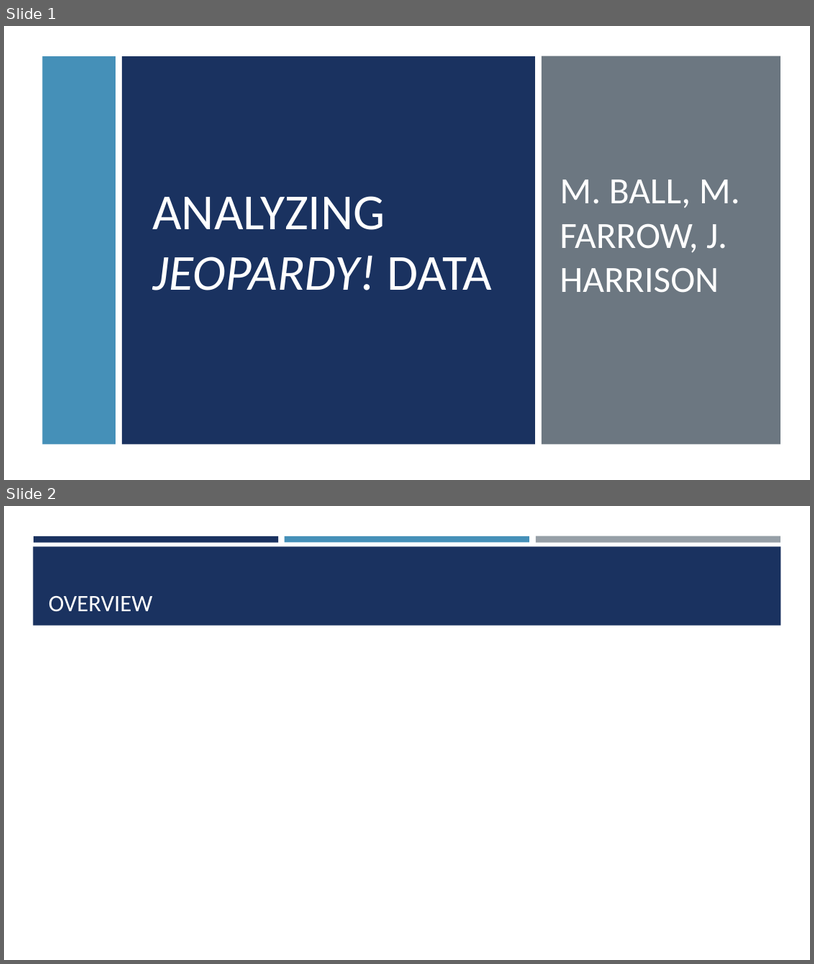
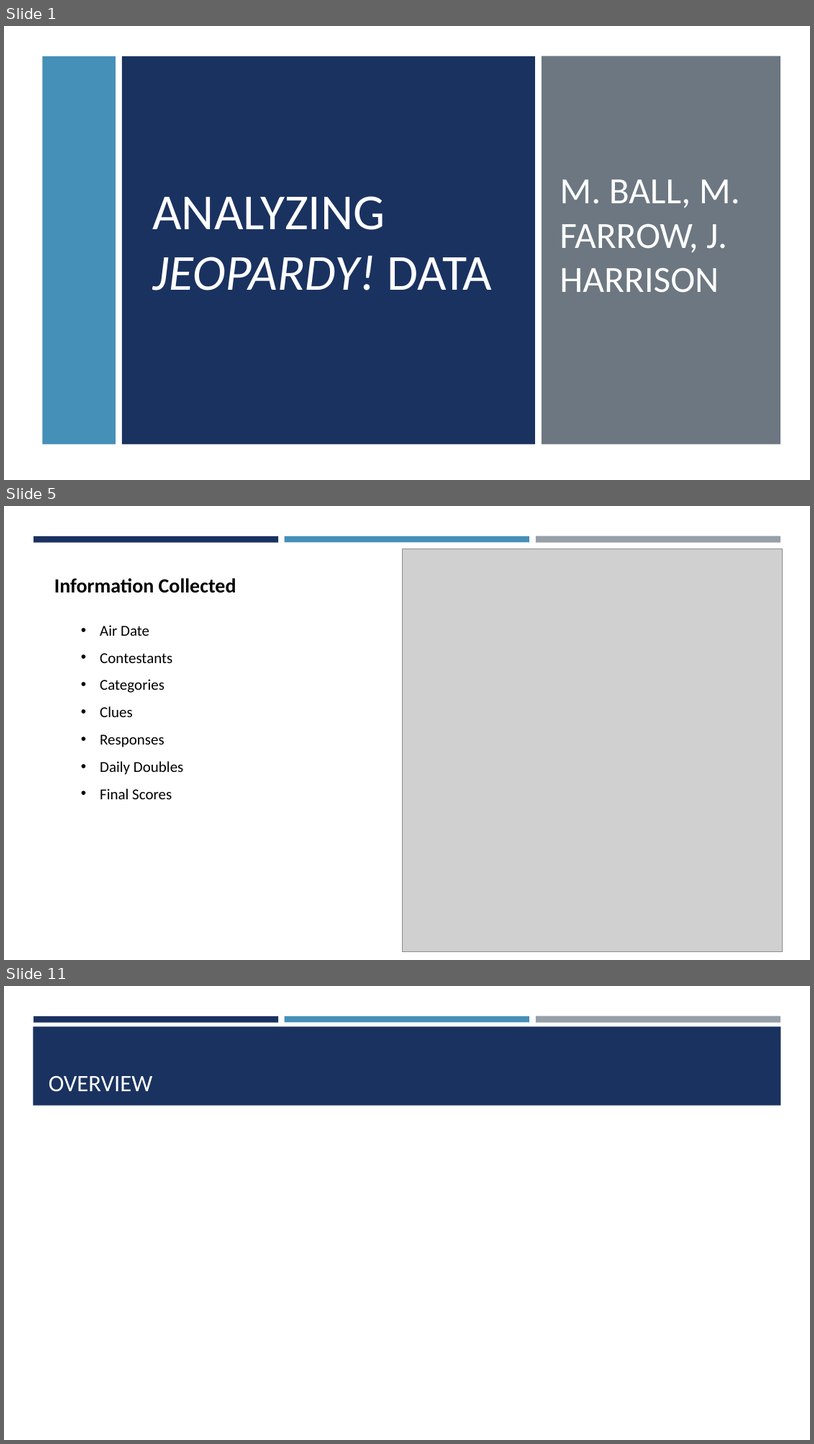
Before and after one commit to mattfarrow1/7330-term-project, a slide deck: docs/Analyzing_Jeopardy_Data.pptx. Shown one above the other, each under a label of ours: slides 1 and 2 before the commit, slides 1, 5 and 11 after it; the slides between them are not shown. The pictures are 814x964 and 814x1444 pixels, drawn with LibreOffice and Linux fonts; fonts in the diff are those of the drawing; grey boxes stand for pictures. Boxes give left, top, right and bottom in pixels: in the first picture for what was removed or moved away, otherwise in the second. Text is boxed around its words. In the diff, an @@ line names an element or a change of style, - is before the commit and + after.

```diff
--- a/docs/Analyzing_Jeopardy_Data.pptx
+++ b/docs/Analyzing_Jeopardy_Data.pptx
@@ slide 5 added at <box>4,506,810,960</box>, background #FFFFFF; not listed: 3 template elements that a slide beside it also shows @@
@@ picture added at <box>402,549,782,951</box> @@
@@ text added at <box>54,578,237,593</box>, 24 pt, text #000000, bold @@
+Information Collected
@@ text added at <box>100,625,183,799</box>, 18 pt, text #000000 @@
+• Air Date
+• Contestants
+• Categories
+• Clues
+• Responses
+• Daily Doubles
+• Final Scores
@@ what was slide 2 is now slide 11 @@
```
Also in this commit, not shown: 8 other slides added.
